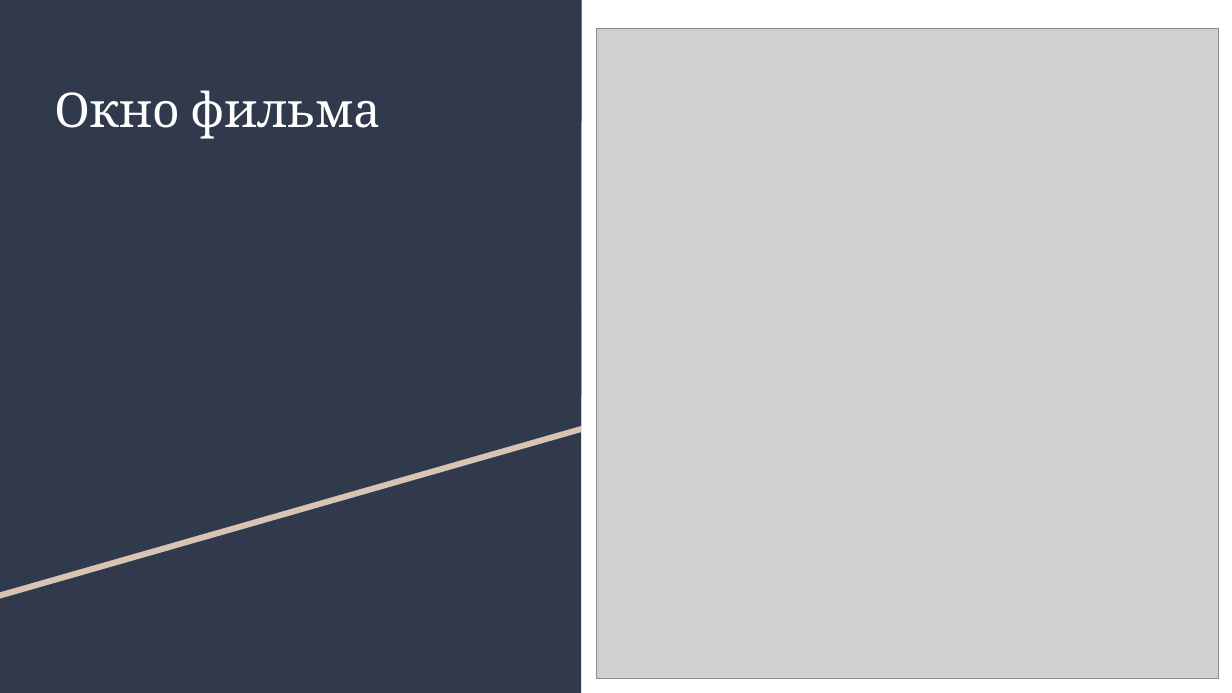
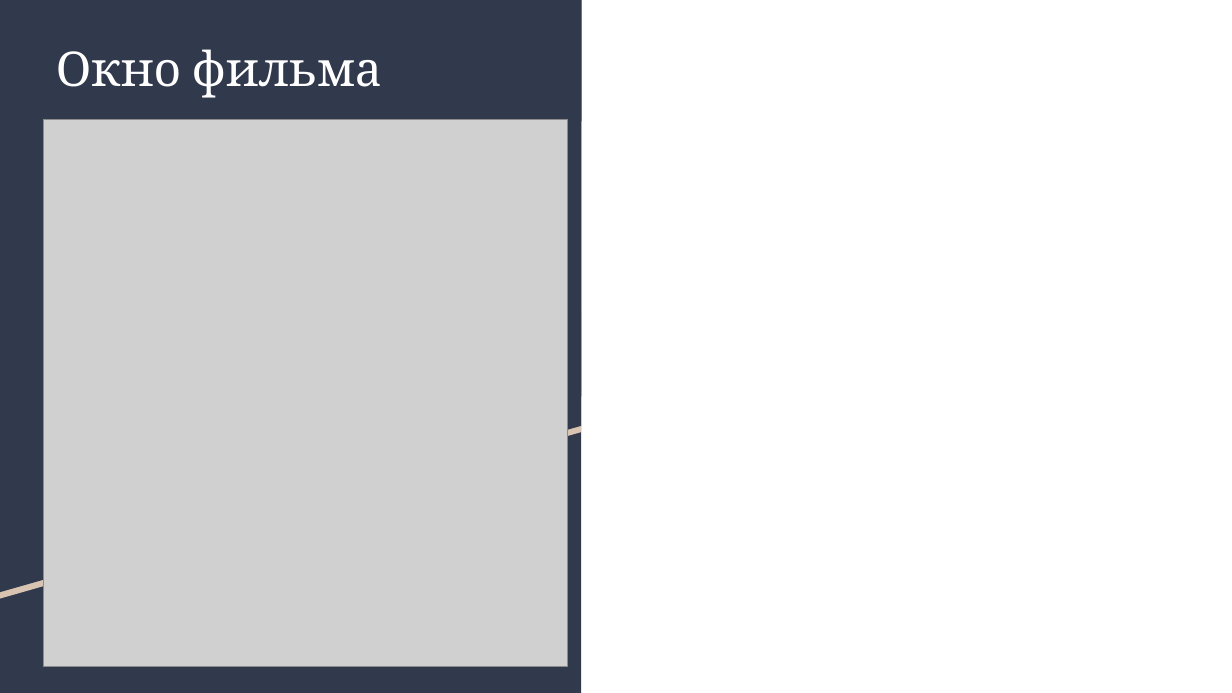
Before and after one commit to AnastasiaPotapova/CinematicServerProject, a slide deck: slide 8 of 6474cee279b33108.pptx. Drawn at 1232x693 pixels with LibreOffice and Linux fonts; fonts in the diff are those of the drawing; grey boxes stand for pictures. Boxes give left, top, right and bottom in pixels: in the first picture for what was removed or moved away, otherwise in the second. Text is boxed around its words. In the diff, an @@ line names an element or a change of style, - is before the commit and + after.

```diff
--- a/6474cee279b33108.pptx
+++ b/6474cee279b33108.pptx
@@ title "Окно фильма": place and size @@
-title "Окно фильма" at [54,90,380,139]
+title "Окно фильма" at [56,49,382,98]
@@ picture: place and size @@
-picture at [596,28,1218,678]
+picture at [43,120,567,667]
```
Also in this commit, not shown: 4 other slides changed, 1 slide added, 1 slide removed.
